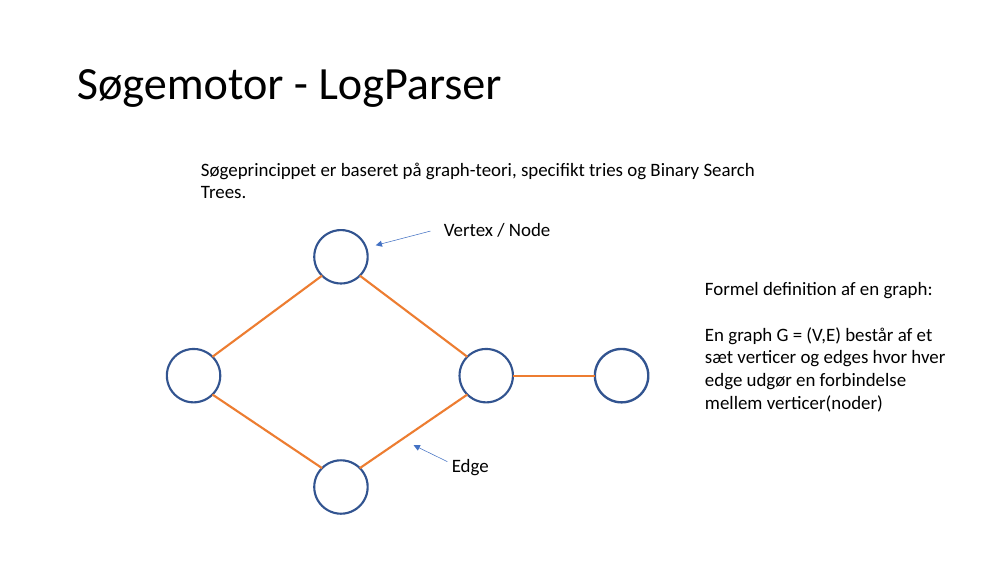
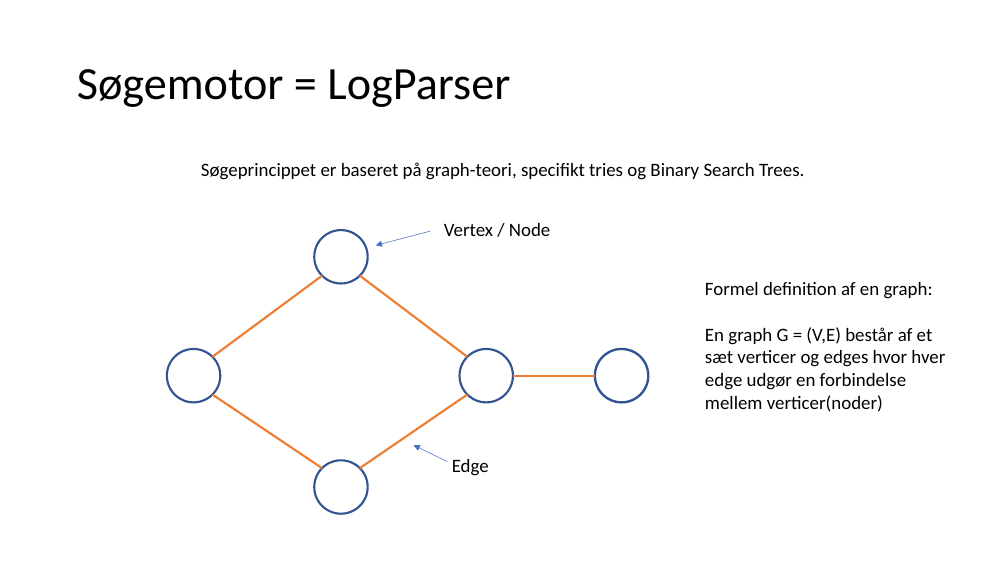
Before and after one commit to FaderVader/CPH_Afgangsprojekt_2022, a slide deck: slide 5 of LogSearcher.pptx (slide 6 before the commit). Drawn at 1008x567 pixels with LibreOffice and Linux fonts; fonts in the diff are those of the drawing. Boxes give left, top, right and bottom in pixels: in the first picture for what was removed or moved away, otherwise in the second. Text is boxed around its words. In the diff, an @@ line names an element or a change of style, - is before the commit and + after.

```diff
--- a/LogSearcher.pptx
+++ b/LogSearcher.pptx
@@ title at [77, 69, 510, 107]: text changed @@
-Søgemotor - LogParser
+Søgemotor = LogParser
@@ text "Søgeprincippet er baseret på graph-teori, ..." rewrapped from [201, 162, 755, 198] to [201, 162, 804, 180] @@
```
Also in this commit, not shown: 5 other slides changed, 2 slides added, 1 slide removed.
